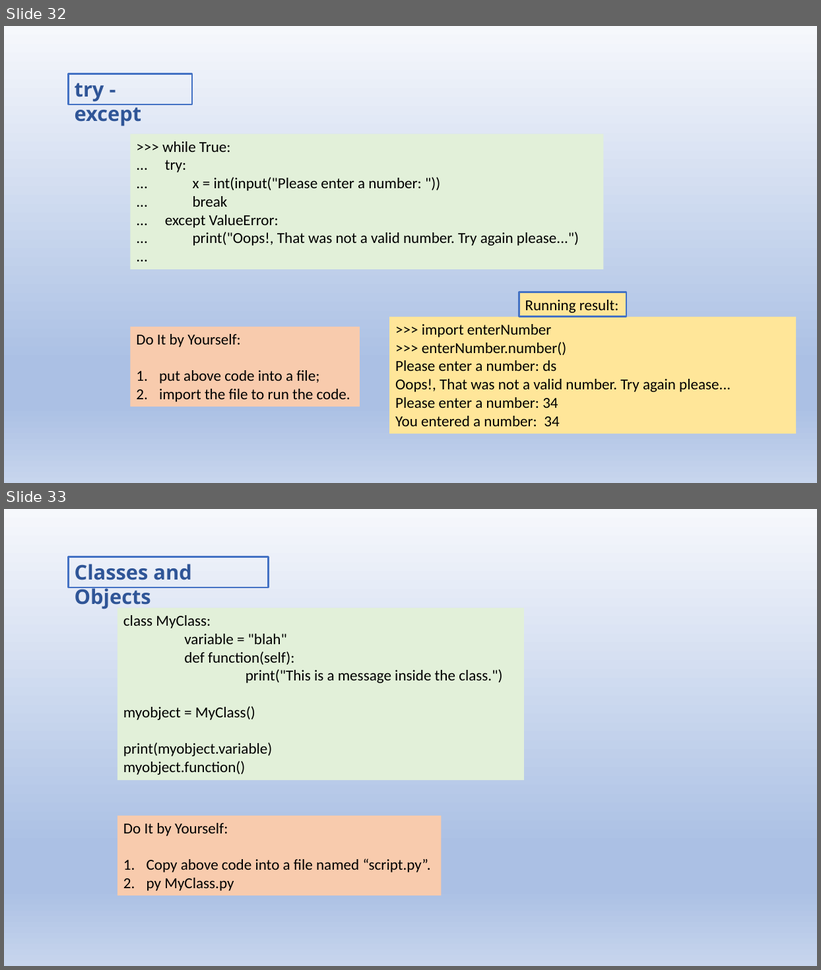
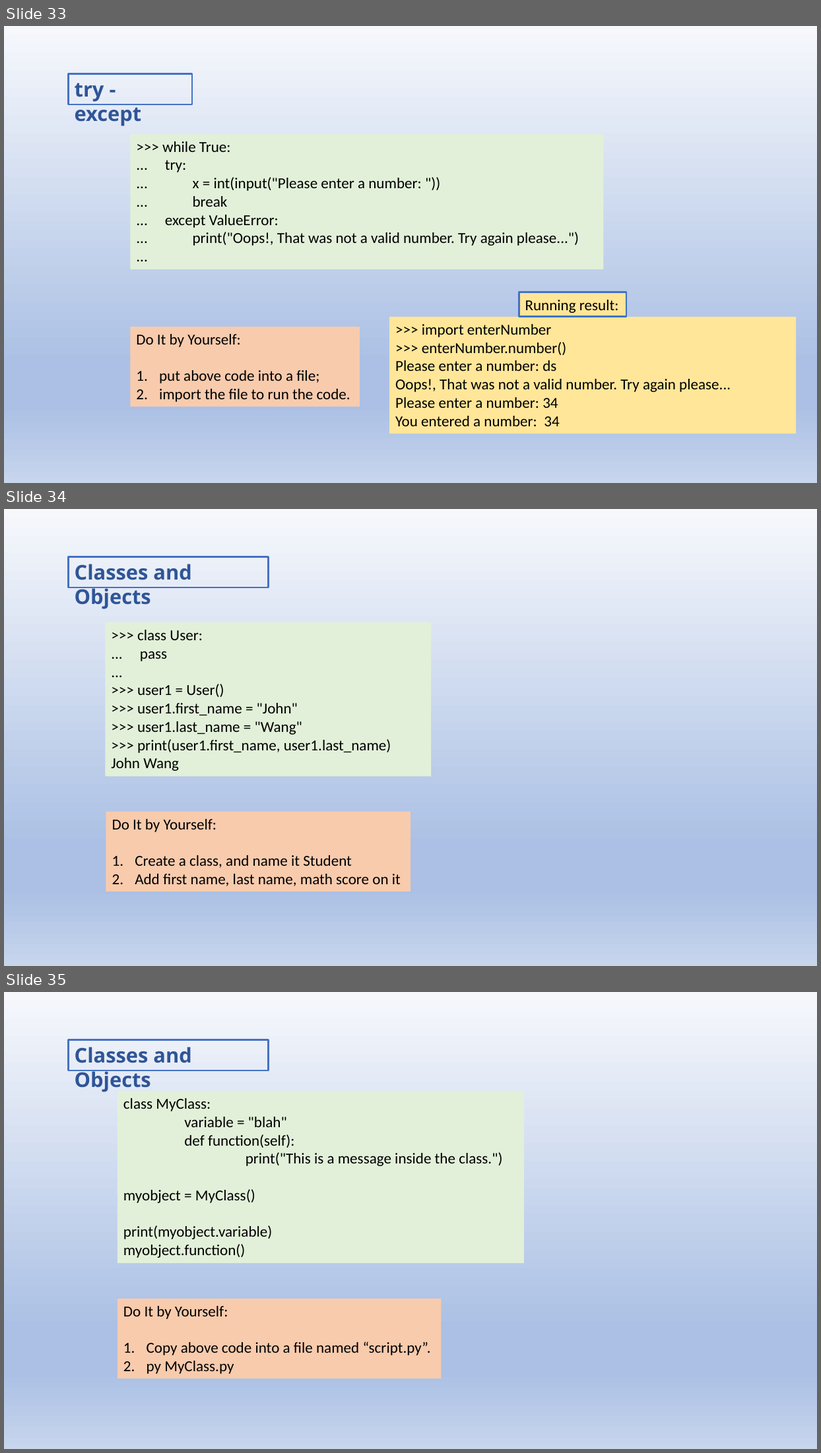
Before and after one commit to jwang1122/learnpython, a slide deck: Python Language.pptx. Shown one above the other, each under a label of ours: slides 32 and 33 before the commit, slides 33, 34 and 35 after it. The pictures are 821x970 and 821x1453 pixels, drawn with LibreOffice and Linux fonts; fonts in the diff are those of the drawing. Boxes give left, top, right and bottom in pixels: in the first picture for what was removed or moved away, otherwise in the second. Text is boxed around its words. In the diff, an @@ line names an element or a change of style, - is before the commit and + after.

```diff
--- a/Python Language.pptx
+++ b/Python Language.pptx
@@ slide 34 added at (x1=4, y1=509, x2=817, y2=966), background gradient #F6F8FC to #ABC0E4 to #C7D5ED @@
@@ rectangle added at (x1=69, y1=557, x2=269, y2=587), outline #4472C4 2.25 pt, 24 pt, text #2F5597, bold @@
+Classes and Objects
@@ rectangle added at (x1=105, y1=623, x2=431, y2=776), fill #E2F0D9, 18 pt, text #000000 @@
+>>> class User:
+... pass
+...
+>>> user1 = User()
+>>> user1.first_name = "John"
+>>> user1.last_name = "Wang"
+>>> print(user1.first_name, user1.last_name)
+John Wang
@@ rectangle added at (x1=106, y1=811, x2=411, y2=891), fill #F8CBAD, 18 pt, text #000000 @@
+Do It by Yourself:
+1. Create a class, and name it Student
+2. Add first name, last name, math score on it
@@ what was slide 32 is now slide 33 @@
@@ what was slide 33 is now slide 35 @@
```
Also in this commit, not shown: 5 other slides added, 1 slide removed, 7 other files.
